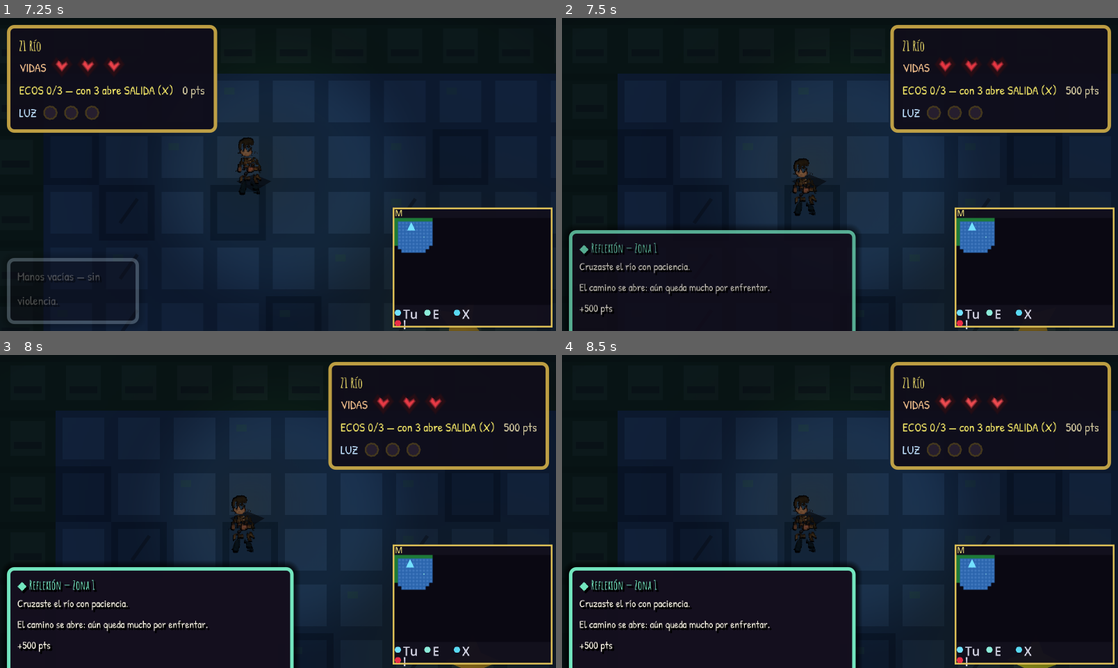
Above: before the commit, frames 1-4 (two rows, left to right).
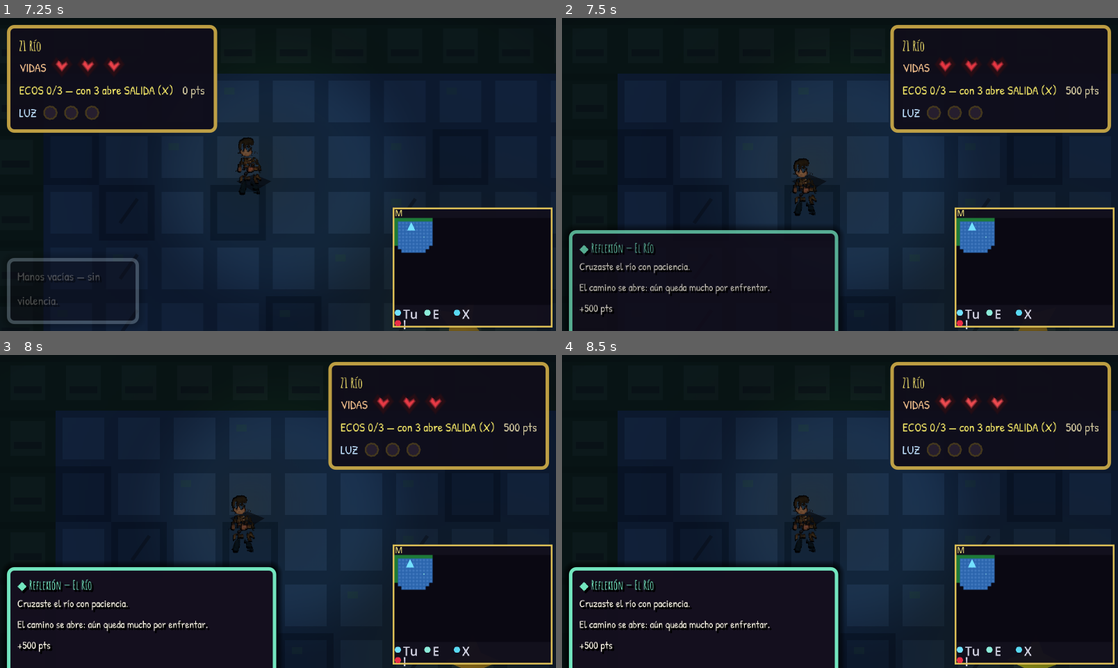
Above: after the commit, the same moments.

Repository: DG-AMIR3460/LOST-ECO-GODOT
Game: Godot game, scene res://scenes/menu.tscn
The game is run twice, just before and just after one commit, with the same random seed, the same clock (stepped at 60 frames per second) and the same inputs.
Inputs (mouse positions are in pixels of both pictures, inside the frame that each line leads up to):
- Up to frame 1 (7.25 s): click "Jugar" at 0.5 s; click "Normal" at 1.25 s; click "Normal" at 2 s; click "Comenzar" at 2.75 s; tap Enter (ui_accept) at 3.5 s; move the mouse to (400, 158) at 3.52 s; hold D (move_right) 3.53-4.28 s; hold J (attack) 3.53-4.28 s; tap Space (jump) at 3.77, 4.52, 6.02, 6.77 s; move the mouse to (166, 190) at 4.27 s; hold S (move_down) 4.28-5.03 s; tap Shift (dash) at 4.35 s; move the mouse to (333, 105) at 5.02 s; hold D (move_right) 5.03-5.78 s; hold Q (drop_weapon) 5.03-5.78 s; move the mouse to (250, 237) at 5.77 s; hold W (move_up) 5.78-6.53 s; tap E (interact) at 5.85 s; move the mouse to (444, 221) at 6.52 s; hold A (move_left) from 6.53 s (still down); tap Keypad Enter at 6.6 s
- Up to frame 2 (7.5 s): keep holding A (move_left); move the mouse to (673, 127) at 7.27 s; tap L at 7.35 s
- Up to frame 3 (8 s): keep holding A (move_left); tap Space (jump) at 7.52 s
- Up to frame 4 (8.5 s): tap Enter (ui_accept) at 8 s; move the mouse to (867, 511) at 8.02 s; release A (move_left) at 8.03 s; hold S (move_down) from 8.03 s (still down); hold J (attack) from 8.03 s (still down)

Frame 1 is identical in both runs. In frame 2, 0.9% of the frame differs, in the area x 13-54%, y 66-100%; in frame 3, 1.0%; in frame 4, 1.0%.

Commit message:
arreglo
arreglo

Diff:
--- a/lost-eco/autoloads/GameManager.gd
+++ b/lost-eco/autoloads/GameManager.gd
@@ -141,12 +141,15 @@
 	next_scene: String,
 	quest_id: String,
 	score_points: int,
-	empathy_delta: float
+	empathy_delta: float,
+	level_key: String = ""
 ) -> void:
 	if _zone_transition_running:
 		return
 	_zone_transition_running = true
-	_run_zone_complete_async(completed_zone, next_scene, quest_id, score_points, empathy_delta)
+	_run_zone_complete_async(
+		completed_zone, next_scene, quest_id, score_points, empathy_delta, level_key
+	)
 
 
 func _run_zone_complete_async(
@@ -154,7 +157,8 @@
 	next_scene: String,
 	quest_id: String,
 	score_points: int,
-	empathy_delta: float
+	empathy_delta: float,
+	level_key: String = ""
 ) -> void:
 	on_zone_completed()
 	close_pause()
@@ -163,7 +167,11 @@
 	QuestManager.advance_quest(quest_id)
 	update_empathy(empathy_delta)
 	add_score(score_points)
-	var refl := StoryReflections.get_zone_complete(completed_zone)
+	var refl := (
+		StoryReflections.get_level_complete(level_key)
+		if not level_key.is_empty()
+		else StoryReflections.get_zone_complete(completed_zone)
+	)
 	if not refl.is_empty():
 		DialogueManager.show_reflection(
 			refl.title, refl.body + "\n+%d pts" % score_points, refl.accent, 2.5
--- a/lost-eco/autoloads/StoryReflections.gd
+++ b/lost-eco/autoloads/StoryReflections.gd
@@ -9,6 +9,10 @@
 
 func get_zone_complete(zone: int) -> Dictionary:
 	return _REFLECTIONS.get("zone%d_complete" % zone, {})
+
+
+func get_level_complete(level_key: String) -> Dictionary:
+	return _REFLECTIONS.get("complete_%s" % level_key, {})
 
 
 func get_enemy_hit() -> Dictionary:
@@ -35,8 +39,28 @@
 		"body": "Perdonarse no es olvidar.\nEs dejar de huir de lo que hicimos.",
 		"accent": Color(0.50, 0.92, 0.85),
 	},
+	"complete_river": {
+		"title": "Reflexión — El Río",
+		"body": "Cruzaste el río con paciencia.\nEl camino se abre: aún queda mucho por enfrentar.",
+		"accent": Color(0.45, 0.90, 0.75),
+	},
+	"complete_labyrinth": {
+		"title": "Reflexión — Laberinto de Palabras",
+		"body": "Las palabras que lanzamos sin pensar pueden perseguir a otros por años.\nLa luz no borra el pasado, pero ayuda a ver el daño que causamos.",
+		"accent": Color(0.95, 0.90, 0.50),
+	},
+	"complete_swamp": {
+		"title": "Reflexión — El Pantano",
+		"body": "Aprendiste que la empatía no es debilidad.\nEs atreverse a quedarse cuando huir sería más fácil.",
+		"accent": Color(0.55, 0.95, 0.45),
+	},
+	"complete_cave": {
+		"title": "Reflexión — Cueva del Espejo",
+		"body": "El monstruo era tu propio miedo reflejado.\nElegir la empatía sobre el ataque es el camino de regreso.",
+		"accent": Color(1.0, 0.85, 0.35),
+	},
 	"zone1_complete": {
-		"title": "Reflexión — Zona 1",
+		"title": "Reflexión — El Río",
 		"body": "Cruzaste el río con paciencia.\nEl camino se abre: aún queda mucho por enfrentar.",
 		"accent": Color(0.45, 0.90, 0.75),
 	},
@@ -61,7 +85,7 @@
 		"accent": Color(0.95, 0.82, 0.45),
 	},
 	"zone2_complete": {
-		"title": "Reflexión — Zona 2",
+		"title": "Reflexión — Laberinto de Palabras",
 		"body": "Las palabras que lanzamos sin pensar pueden perseguir a otros por años.\nLa luz no borra el pasado, pero ayuda a ver el daño que causamos.",
 		"accent": Color(0.95, 0.90, 0.50),
 	},
@@ -81,7 +105,7 @@
 		"accent": Color(0.65, 0.95, 0.50),
 	},
 	"zone3_complete": {
-		"title": "Reflexión — Zona 3",
+		"title": "Reflexión — El Pantano",
 		"body": "Aprendiste que la empatía no es debilidad.\nEs atreverse a quedarse cuando huir sería más fácil.",
 		"accent": Color(0.55, 0.95, 0.45),
 	},
@@ -116,7 +140,7 @@
 		"accent": Color(0.72, 0.88, 1.0),
 	},
 	"zone4_complete": {
-		"title": "Reflexión — Zona 4",
+		"title": "Reflexión — Cueva del Espejo",
 		"body": "El monstruo era tu propio miedo reflejado.\nElegir la empatía sobre el ataque es el camino de regreso.",
 		"accent": Color(1.0, 0.85, 0.35),
 	},
--- a/lost-eco/scripts/mapa/Zone1_Labyrinth.gd
+++ b/lost-eco/scripts/mapa/Zone1_Labyrinth.gd
@@ -419,7 +419,7 @@
 	_transitioning = true
 	set_process(false)
 	GameManager.request_zone_complete(
-		2, "res://scenes/world/Zone2_Swamp.tscn", "zone2", 500, 0.33
+		2, "res://scenes/world/Zone2_Swamp.tscn", "zone2", 500, 0.33, "labyrinth"
 	)
 
 func _on_empathy_changed(v: float) -> void:
--- a/lost-eco/scripts/mapa/Zone2_Swamp.gd
+++ b/lost-eco/scripts/mapa/Zone2_Swamp.gd
@@ -498,5 +498,5 @@
 	if GameManager.player:
 		GameManager.player.set_speed_multiplier(1.0)
 	GameManager.request_zone_complete(
-		3, "res://scenes/world/Zone3_Cave.tscn", "zone3", 400, 0.33
-	)
+		3, "res://scenes/world/Zone3_Cave.tscn", "zone3", 400, 0.33, "swamp"
+	)
--- a/lost-eco/scripts/mapa/Zone3_Cave.gd
+++ b/lost-eco/scripts/mapa/Zone3_Cave.gd
@@ -933,5 +933,6 @@
 		"res://scenes/cinematicas/rescue_cutscene.tscn",
 		"zone4",
 		700,
-		0.34
-	)
+		0.34,
+		"cave"
+	)
--- a/lost-eco/scripts/mapa/Zone4_Rio.gd
+++ b/lost-eco/scripts/mapa/Zone4_Rio.gd
@@ -393,5 +393,6 @@
 		"res://scenes/world/Zone1_Labyrinth.tscn",
 		"zone1",
 		500,
-		0.33
-	)
+		0.33,
+		"river"
+	)
